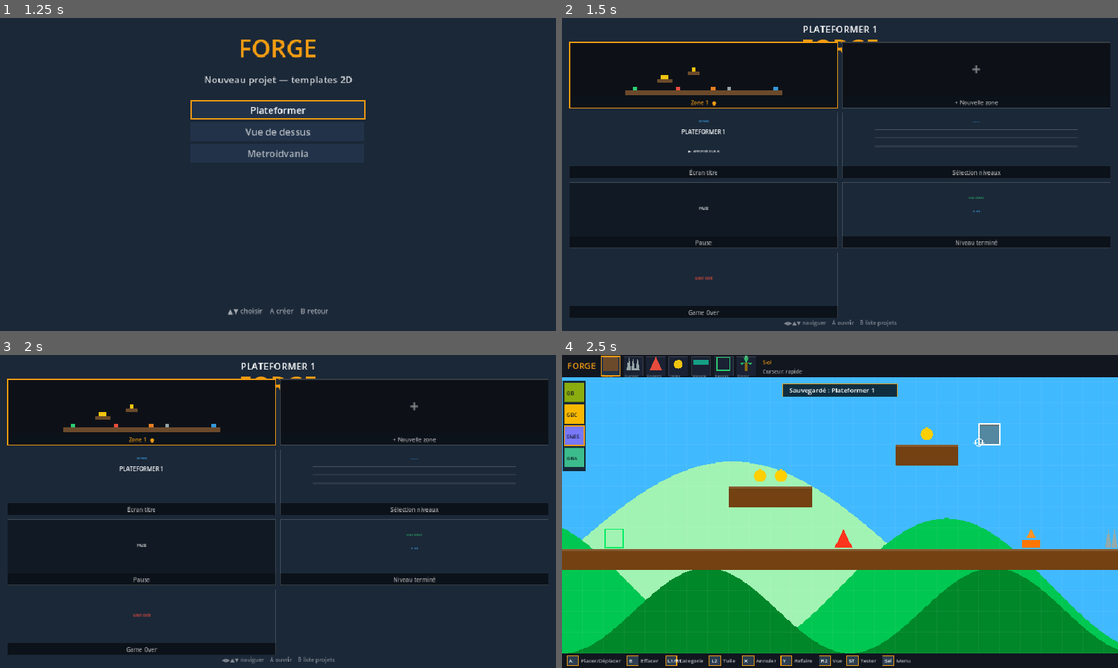
Above: before the commit, frames 1-4 (two rows, left to right).
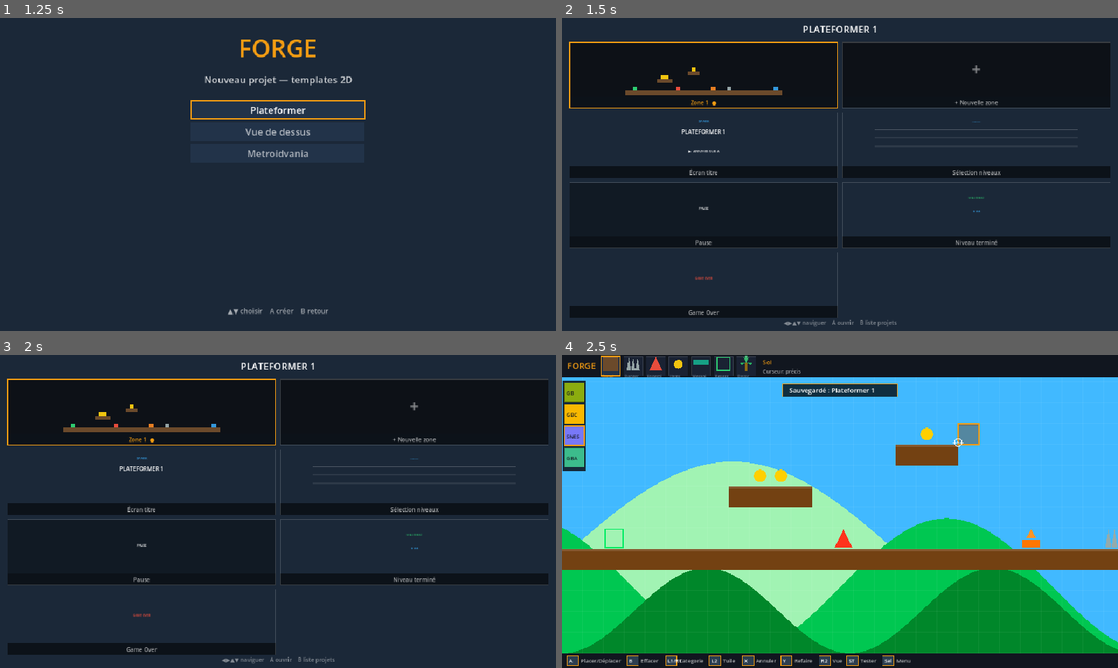
Above: after the commit, the same moments.

Repository: kilian-quittard/gaming-console-os
Game: Godot game, scene res://scenes/game/Forge.tscn
Same seed, same stepped clock (60 frames per second), same inputs: the game is played once before the commit and once after it.
Inputs (mouse positions are in pixels of both pictures, inside the frame that each line leads up to):
- Up to frame 1 (1.25 s): tap Enter at 0.5 s; move the mouse to (400, 158) at 0.52 s; hold Right from 0.53 s (still down); hold C from 0.53 s (still down); tap V at 0.6 s; click (400, 158) at 0.67 s; tap Space at 0.77 s
- Up to frame 2 (1.5 s): release Right at 1.25 s; release C at 1.25 s; tap Space at 1.25 s; drag from (728, 190) to (812, 237) at 1.27 s
- Up to frame 3 (2 s): no input
- Up to frame 4 (2.5 s): tap Enter at 2 s; move the mouse to (895, 442) at 2.02 s; hold Right from 2.03 s (still down); tap R at 2.1 s; tap V at 2.3 s

Frame 1 is identical in both runs. In frame 2, less than 0.1% of the frame differs, in the area x 43-57%, y 6-12%; in frame 3, less than 0.1%; in frame 4, 0.6%, in the area x 40-79%, y 4-30%.

Commit message:
fix(forge): camera clamp niveau, menu scrollable, SFX dedies + stats victoire
- camera salles : sans salle definie, clampe au niveau entier (fini le vide hors-monde)
- menu editeur : fenetre defilante, ne deborde plus de l ecran
- dash projet : retire le titre FORGE residuel derriere les cartes
- nouveau projet : nom par defaut selon le template (Vue de dessus 1, ...)
- editeur : V = vitesse curseur (binding C duplique mort)
- audio : 10 nouveaux SFX (shoot/hurt/dash/switch/warp/checkpoint/item/heart/sword) cables
- banner victoire : temps + pieces

Co-Authored-By: Claude Fable 5 <noreply@anthropic.com>

Diff:
--- a/forge/scripts/common/forge/ForgeApp.gd
+++ b/forge/scripts/common/forge/ForgeApp.gd
@@ -435,7 +435,7 @@
 	elif _press(e, [KEY_TAB], [JOY_BUTTON_START]): _start_play(false)
 	elif _press(e, [KEY_T], [JOY_BUTTON_RIGHT_STICK]): _start_play(true)
 	elif _press(e, [KEY_C], [JOY_BUTTON_LEFT_STICK]): _open_config()
-	elif _press(e, [KEY_C], [JOY_BUTTON_LEFT_STICK]): _toggle_cursor_mode()
+	elif _press(e, [KEY_V], []): _toggle_cursor_mode()   # vitesse curseur (clavier)
 	elif e is InputEventKey and e.pressed and not e.echo and e.keycode >= KEY_1 and e.keycode <= KEY_7:
 		cat = mini(e.keycode - KEY_1, _cats().size() - 1); queue_redraw()
 	if radial_open:
@@ -1138,7 +1138,11 @@
 func _new_project(template_id: String) -> void:
 	cur_template = template_id
 	_load_template(cur_template)
-	var base := "Plateformer"
+	# nom par défaut = nom du template ("Vue de dessus 1", "Metroidvania 2", ...)
+	var base := "Projet"
+	for dim_list in TEMPLATES.values():
+		for t in dim_list:
+			if str(t["id"]) == template_id: base = str(t["name"])
 	var i := 1
 	while ProjectStore.exists("%s %d" % [base, i]): i += 1
 	cur_project = "%s %d" % [base, i]
@@ -1694,7 +1698,7 @@
 	warp_cd = 1.0
 	cam_init = false; cur_room = -1
 	_set_toast("→ %s" % level_name(cur_level))
-	_play("key")
+	_play("warp")
 	queue_redraw(); _redraw_world()
 
 
@@ -1741,6 +1745,10 @@
 		var r: Rect2i = rooms[cur_room]
 		target.x = _room_clamp(target.x, area.position.x, area.size.x, r.position.x * CELL, r.size.x * CELL, sc)
 		target.y = _room_clamp(target.y, area.position.y, area.size.y, r.position.y * CELL, r.size.y * CELL, sc)
+	else:
+		# hors salle (ou aucune salle) : le niveau entier sert de salle → jamais de vide hors-monde
+		target.x = _room_clamp(target.x, area.position.x, area.size.x, 0.0, cols * CELL, sc)
+		target.y = _room_clamp(target.y, area.position.y, area.size.y, 0.0, rows * CELL, sc)
 	if not cam_init:
 		view_scale = sc; view_origin = target; cam_init = true
 	else:
@@ -2060,15 +2068,25 @@
 
 
 func _draw_menu(vp: Vector2) -> void:
+	# menu défilant : ne déborde jamais de l'écran, fenêtre centrée sur la sélection
 	var f := ThemeDB.fallback_font
-	var w := 320.0
-	var h := menu_items.size() * 34.0 + 50.0
+	var w := 340.0
+	var row := 34.0
+	var head := 50.0
+	var vis: int = mini(menu_items.size(), int((vp.y - 110.0 - head) / row))
+	var h := vis * row + head + 12.0
 	var o := vp * 0.5 - Vector2(w * 0.5, h * 0.5)
+	var first: int = clampi(menu_idx - vis / 2, 0, maxi(0, menu_items.size() - vis))
 	draw_rect(Rect2(o, Vector2(w, h)), Color(0, 0, 0, 0.85))
 	draw_rect(Rect2(o, Vector2(w, h)), Color("f39c12"), false, 2.0)
 	_text(f, o + Vector2(16, 30), "MENU", Color("f39c12"), 20)
-	for i in menu_items.size():
-		var y := o.y + 56 + i * 34
+	if first > 0:
+		_text(f, Vector2(o.x + w - 30, 30 + o.y), "▲", Color(1, 1, 1, 0.6), 14)
+	if first + vis < menu_items.size():
+		_text(f, Vector2(o.x + w - 30, o.y + h - 12), "▼", Color(1, 1, 1, 0.6), 14)
+	for k in vis:
+		var i := first + k
+		var y := o.y + 56 + k * row
 		if i == menu_idx:
 			draw_rect(Rect2(Vector2(o.x + 8, y - 18), Vector2(w - 16, 28)), Color(1, 1, 1, 0.12))
 		_text(f, Vector2(o.x + 20, y), menu_items[i], Color.WHITE if i == menu_idx else Color(1, 1, 1, 0.65), 16)
@@ -2086,10 +2104,17 @@
 func _draw_banner(vp: Vector2) -> void:
 	var f := ThemeDB.fallback_font
 	var col := Color("2ecc71")
-	var box := Rect2(vp * 0.5 - Vector2(200, 70), Vector2(400, 140))
-	draw_rect(box, Color(0, 0, 0, 0.7)); draw_rect(box, col, false, 3.0)
-	_text(f, vp * 0.5 - Vector2(80, 10), "GAGNÉ !", col, 40)
-	_text(f, vp * 0.5 + Vector2(-130, 40), "Y: Rejouer   Start/B: Éditeur", Color.WHITE, 16)
+	var box := Rect2(vp * 0.5 - Vector2(210, 95), Vector2(420, 190))
+	draw_rect(box, Color(0, 0, 0, 0.78)); draw_rect(box, col, false, 3.0)
+	_ctext(f, vp.x * 0.5, vp.y * 0.5 - 38, "GAGNÉ !", col, 40)
+	# stats du run : temps + pièces (façon écran de fin)
+	var mins := int(tmpl.play_time) / 60
+	var secs := fmod(tmpl.play_time, 60.0)
+	var stats := "Temps  %d:%05.2f" % [mins, secs]
+	if tmpl.coins_total > 0:
+		stats += "      Pièces  %d/%d" % [tmpl.coins_got, tmpl.coins_total]
+	_ctext(f, vp.x * 0.5, vp.y * 0.5 + 8, stats, Color("f1c40f"), 18)
+	_ctext(f, vp.x * 0.5, vp.y * 0.5 + 62, "Y: Rejouer   Start/B: Éditeur", Color.WHITE, 16)
 
 
 func _text(f: Font, pos: Vector2, s: String, col: Color, size: int) -> void:
@@ -2101,10 +2126,11 @@
 	draw_string(f, Vector2(cx - w * 0.5, y), s, HORIZONTAL_ALIGNMENT_LEFT, -1, size, col)
 
 
-func _shell_bg(vp: Vector2) -> void:
+func _shell_bg(vp: Vector2, with_title := true) -> void:
 	draw_rect(Rect2(Vector2.ZERO, vp), Color("1b2838"))
-	var f := ThemeDB.fallback_font
-	_ctext(f, vp.x * 0.5, 90, "FORGE", Color("f39c12"), 56)
+	if with_title:
+		var f := ThemeDB.fallback_font
+		_ctext(f, vp.x * 0.5, 90, "FORGE", Color("f39c12"), 56)
 
 
 func _draw_dim(vp: Vector2) -> void:
@@ -2164,7 +2190,7 @@
 
 # ============================================================= GAMEDASH
 func _draw_gamedash(vp: Vector2) -> void:
-	_shell_bg(vp)
+	_shell_bg(vp, false)   # pas de gros titre FORGE : les cartes occupent tout l'écran
 	var f := ThemeDB.fallback_font
 	_ctext(f, vp.x * 0.5, 34, cur_project.to_upper(), Color.WHITE, 22)
 	var entries := _dash_entries()
--- a/forge/scripts/common/forge/ForgeAudio.gd
+++ b/forge/scripts/common/forge/ForgeAudio.gd
@@ -19,6 +19,15 @@
 	sfx["break"] = _mk_player(_tone([220.0, 90.0], 0.12, 0.35, "noise"))
 	sfx["stomp"] = _mk_player(_tone([700.0, 300.0], 0.10, 0.35, "square"))
 	sfx["key"] = _mk_player(_tone([800.0, 1200.0, 1000.0], 0.16, 0.30, "square"))
+	sfx["shoot"] = _mk_player(_tone([1200.0, 700.0], 0.06, 0.25, "square"))
+	sfx["hurt"] = _mk_player(_tone([300.0, 180.0], 0.15, 0.35, "square"))
+	sfx["dash"] = _mk_player(_tone([200.0, 600.0], 0.08, 0.30, "noise"))
+	sfx["switch"] = _mk_player(_tone([500.0, 500.0, 900.0], 0.12, 0.30, "square"))
+	sfx["warp"] = _mk_player(_tone([400.0, 800.0, 1400.0, 2000.0], 0.30, 0.30, "sine"))
+	sfx["checkpoint"] = _mk_player(_tone([600.0, 900.0], 0.14, 0.28, "sine"))
+	sfx["item"] = _mk_player(_tone([700.0, 1000.0, 1300.0, 1600.0], 0.35, 0.30, "square"))
+	sfx["heart"] = _mk_player(_tone([800.0, 1100.0], 0.12, 0.28, "sine"))
+	sfx["sword"] = _mk_player(_tone([900.0, 400.0], 0.07, 0.28, "noise"))
 	music_player = AudioStreamPlayer.new()
 	music_player.stream = _music_loop()
 	music_player.volume_db = -14.0
--- a/forge/scripts/common/templates/TemplateBase.gd
+++ b/forge/scripts/common/templates/TemplateBase.gd
@@ -136,6 +136,7 @@
 var testing := false
 var test_dir := 0
 var time_left := 0.0       # chrono restant (0 = pas de limite)
+var play_time := 0.0       # temps écoulé depuis le début du test (stats de victoire)
 var air_t := 8.0           # réserve d'air (noyade, géré par le platformer ; lu par le HUD)
 var hearts := 0            # PV courants (0 = système désactivé → mort instantanée)
 var max_hearts := 0
@@ -250,6 +251,7 @@
 	dead = false; won = false; death_t = 0.0; has_key = false; keys = {}
 	pvel = Vector2.ZERO
 	time_left = _time_limit()
+	play_time = 0.0
 	air_t = AIR_MAX
 	pinv = 0.0; dashing = 0.0; dash_cd = 0.0; pos_hist = []
 	max_hearts = int(app.level_props.get("player_hp", default_hp()))
@@ -329,7 +331,7 @@
 	dashing = DASH_DUR; dash_cd = DASH_CD; pinv = DASH_IFRAME
 	dash_dir = dir.normalized()
 	app._emit(ppos + PSIZE * 0.5, 8, Color("9be7ff"), 200.0, 0.3, false, 3.0)
-	app._shake(2.0, 0.08); app._play("jump")
+	app._shake(2.0, 0.08); app._play("dash")
 
 
 func _process(_delta: float) -> void:
@@ -665,7 +667,7 @@
 	if max_hearts > 0 and hearts > 1:
 		hearts -= 1; pinv = HURT_IFRAME
 		app._emit(ppos + PSIZE * 0.5, 10, Color("e74c3c"), 220.0, 0.4, false, 4.0)
-		app._shake(5.0, 0.2); Input.start_joy_vibration(0, 0.5, 0.3, 0.15); app._play("death")
+		app._shake(5.0, 0.2); Input.start_joy_vibration(0, 0.5, 0.3, 0.15); app._play("hurt")
 		return
 	_kill()
 
@@ -681,6 +683,7 @@
 
 
 func _interactions(delta: float) -> void:
+	if not won: play_time += delta   # chrono de stats (s'arrête à la victoire)
 	# chrono : si une limite est posée, décompte et mort si épuisé
 	if time_left > 0.0:
 		time_left -= delta
@@ -716,12 +719,12 @@
 					sw_open[scol] = not bool(sw_open.get(scol, false))
 					switch_cd = 0.4
 					app._emit(_cell_center(c), 12, KEY_COLORS.get(scol, COLORS[SWITCH]), 200.0, 0.4, true, 4.0)
-					app._shake(3.0, 0.1); app._play("key")
+					app._shake(3.0, 0.1); app._play("switch")
 			CHECKPOINT:
 				if respawn_cell != c:
 					respawn_cell = c
 					app._emit(_cell_center(c), 12, COLORS[CHECKPOINT], 200.0, 0.5, false, 3.0)
-					app._play("coin")
+					app._play("checkpoint")
 			GOAL:
 				if not won:
 					if _goal_unlocked():
@@ -740,7 +743,7 @@
 				has_key = _has_any_key()
 				app.grid.erase(c); app.cell_cfg.erase(c)
 				app._emit(_cell_center(c), 14, KEY_COLORS.get(dcol, COLORS[DOOR]), 200.0, 0.45, true, 4.0)
-				app._play("key"); app._shake(3.0, 0.1)
+				app._play("switch"); app._shake(3.0, 0.1)
 				break
 
 
--- a/forge/scripts/common/templates/metroid/MetroidTemplate.gd
+++ b/forge/scripts/common/templates/metroid/MetroidTemplate.gd
@@ -111,7 +111,7 @@
 	# morph ball : ↓ pour se mettre en boule, ↑ ou saut pour se relever
 	if has_morph:
 		if _dir_y() > 0 and not morphed:
-			morphed = true; app._play("key")
+			morphed = true; app._play("dash")
 		elif morphed and (_dir_y() < 0 or jbuf > 0.0):
 			morphed = false
 	# tir / missile (pas en morph)
@@ -142,7 +142,7 @@
 	var spd := MISSILE_SPEED if is_missile else SHOT_SPEED
 	pshots.append({"pos": origin, "vel": dir * spd, "alive": true, "missile": is_missile})
 	app._emit(origin, 3, Color("ff7043") if is_missile else Color("9be7ff"), 100.0, 0.15, false, 2.0)
-	app._play("spring" if is_missile else "jump")
+	app._play("spring" if is_missile else "shoot")
 
 
 func _update_pshots(delta: float) -> void:
@@ -240,7 +240,7 @@
 
 func _item_fx(c: Vector2i, msg: String) -> void:
 	app._emit(_cell_center(c), 18, Color("ffde59"), 240.0, 0.6, false, 4.0)
-	app._shake(3.0, 0.15); app._play("win")
+	app._shake(3.0, 0.15); app._play("item")
 	app._set_toast(msg)
 
 
--- a/forge/scripts/common/templates/topdown/TopDownTemplate.gd
+++ b/forge/scripts/common/templates/topdown/TopDownTemplate.gd
@@ -201,13 +201,13 @@
 		var esz: float = BOSS_SIZE if en.type == "boss" else float(ESIZE)
 		if hit.intersects(Rect2(en.pos, Vector2(esz, esz))):
 			_td_damage(en)
-	app._play("stomp")
+	app._play("sword")
 
 
 func _td_shoot() -> void:
 	var c := ppos + PSIZE * 0.5
 	pshots.append({"pos": c + face * PSIZE.x * 0.5, "vel": face * TD_SHOT_SPEED, "alive": true})
-	app._play("jump")
+	app._play("shoot")
 
 
 func _td_update_pshots(delta: float) -> void:
